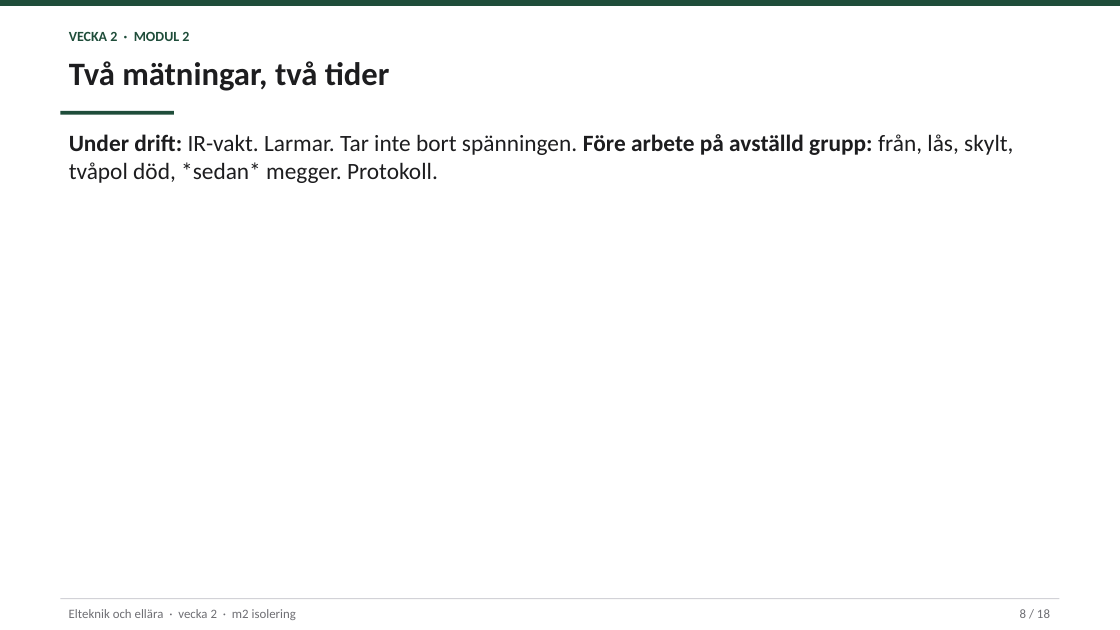
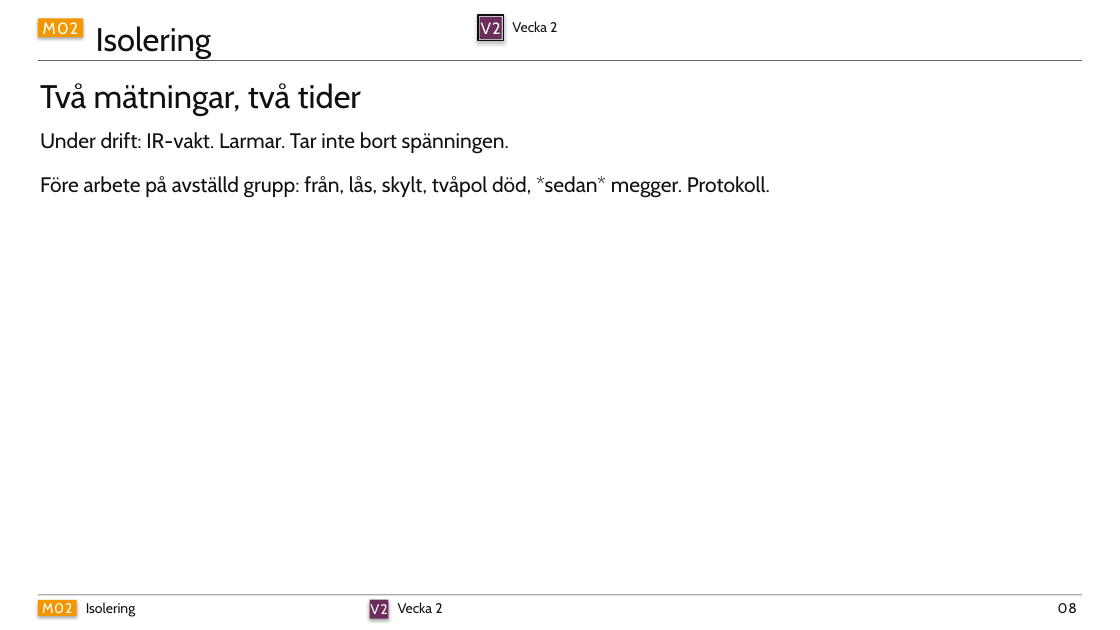
Before and after one commit to nj22az/elteknik-och-ellara, a slide deck: slide 8 of pptx/vecka-02.pptx. Drawn at 1120x630 pixels with LibreOffice and Linux fonts; fonts in the diff are those of the drawing. Boxes give left, top, right and bottom in pixels: in the first picture for what was removed or moved away, otherwise in the second. Text is boxed around its words. In the diff, an @@ line names an element or a change of style, - is before the commit and + after.

```diff
--- a/pptx/vecka-02.pptx
+++ b/pptx/vecka-02.pptx
@@ rectangle added at (38,18,83,37), fill #F39700, 14 pt, text #FFFFFF @@
+M02
@@ text added at (96,26,212,59), 28 pt, text #111111 @@
+Isolering
@@ rectangle added at (478,15,503,40), outline #111111 1.5 pt @@
@@ rectangle added at (480,17,502,39), fill #6B2D5B, 14 pt, text #FFFFFF @@
+V2
@@ text at (512,21,557,32): text changed; font Calibri to Cabin; text colour #1F4D3A to #111111; bold off @@
-VECKA 2 · MODUL 2
+Vecka 2
@@ text "Två mätningar, två tider": place and size @@
-text "Två mätningar, två tider" at (69,61,390,91)
+text "Två mätningar, två tider" at (40,83,361,116)
@@ text "Två mätningar, två tider" at (40,83,361,116): font Calibri to Cabin, text colour #1D1D1F to #111111, bold off @@
@@ rectangle: place and size @@
-rectangle at (0,0,1120,6)
+rectangle at (38,60,1082,60)
@@ rectangle at (38,60,1082,60): fill #1F4D3A to #111111; shadow on @@
@@ rectangle removed at (60,111,174,114) @@
@@ text at (40,132,509,154): text changed; size 20 to 18 pt; font Calibri to Cabin; text colour #1D1D1F to #111111 @@
-Under drift: IR-vakt. Larmar. Tar inte bort spänningen. Före arbete på avställd grupp: från, lås, skylt, tvåpol död, *sedan* megger. Protokoll.
+Under drift: IR-vakt. Larmar. Tar inte bort spänningen.
@@ text added at (40,176,770,198), 18 pt, text #111111 @@
+Före arbete på avställd grupp: från, lås, skylt, tvåpol död, *sedan* megger. Protokoll.
@@ rectangle: place and size @@
-rectangle at (60,598,1060,599)
+rectangle at (38,595,1082,595)
@@ rectangle at (38,595,1082,595): fill #D2D2D7 to #111111; shadow on @@
@@ rectangle added at (38,600,76,616), fill #F39700, 12 pt, text #FFFFFF @@
+M02
@@ text removed at (69,609,296,620) @@
-Elteknik och ellära · vecka 2 · m2 isolering
@@ text added at (86,602,135,617), 12 pt, text #111111 @@
+Isolering
@@ rectangle added at (370,600,389,619), fill #6B2D5B, 12 pt, text #FFFFFF @@
+V2
@@ text added at (398,602,442,613), 12 pt, text #111111 @@
+Vecka 2
@@ text removed at (1020,609,1050,618) @@
-8 / 18
@@ text added at (1058,603,1077,613), 12 pt, text #111111 @@
+08
```
Also in this commit, not shown: 16 other slides changed, 1 slide added, 1 slide removed, 12 other files.
